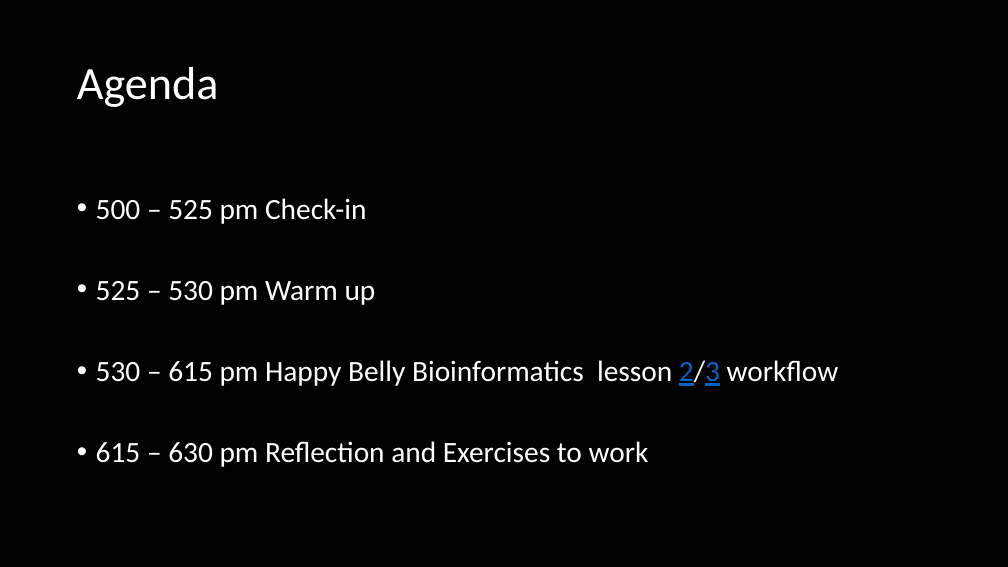
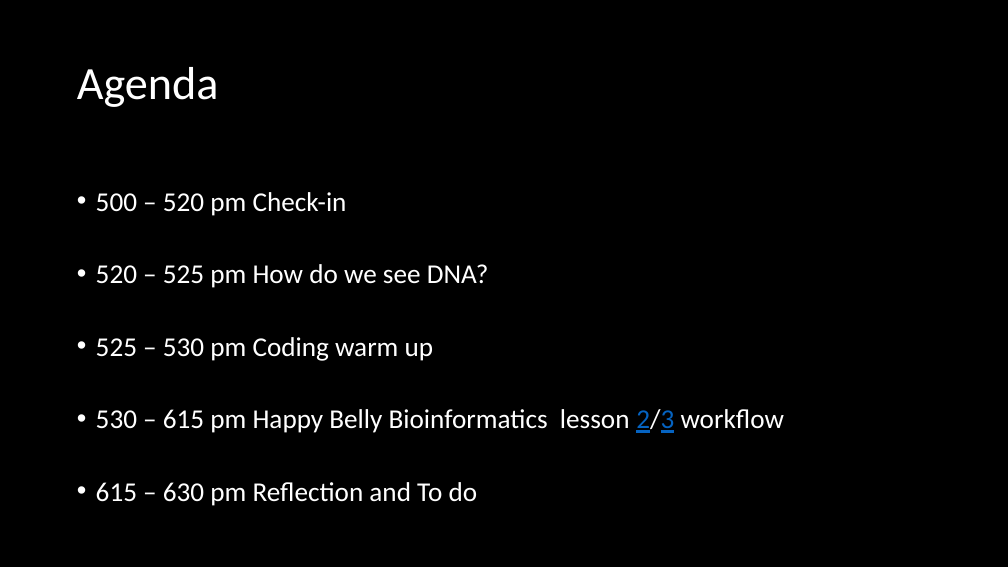
Before and after one commit to madmolecularman/MARC-Summer-2020, a slide deck: slide 2 of resources/coding/coding_necessities_2.pptx. Drawn at 1008x567 pixels with LibreOffice and Linux fonts; fonts in the diff are those of the drawing. Boxes give left, top, right and bottom in pixels: in the first picture for what was removed or moved away, otherwise in the second. Text is boxed around its words. In the diff, an @@ line names an element or a change of style, - is before the commit and + after.

Commit message:
adding coding excercises

```diff
--- a/resources/coding/coding_necessities_2.pptx
+++ b/resources/coding/coding_necessities_2.pptx
@@ text at bbox=[96, 192, 489, 361]: text changed; size 28 to 25.9 pt @@
-• 500 – 525 pm Check-in
-• 525 – 530 pm Warm up
+• 500 – 520 pm Check-in
+• 520 – 525 pm How do we see DNA?
+• 525 – 530 pm Coding warm up
@@ text at bbox=[96, 409, 784, 433]: size 28 to 25.9 pt in "530 – 615 pm Happy Belly Bioinformatics ..."; line spacing 2 to 1.9 @@
@@ text at bbox=[96, 482, 478, 506]: text changed; size 28 to 25.9 pt @@
-• 615 – 630 pm Reflection and Exercises to work
+• 615 – 630 pm Reflection and To do
```
Also in this commit, not shown: 4 other slides changed, 4 slides added, 3 slides removed, 1 other file.
